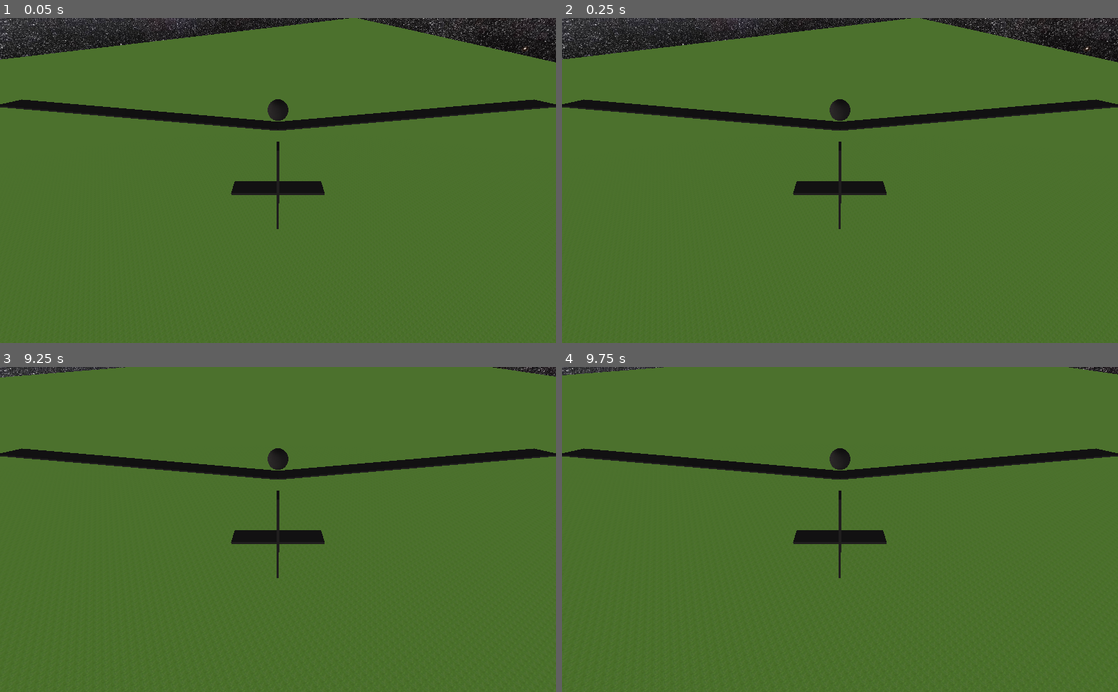
Above: before the commit, frames 1-4 (two rows, left to right).
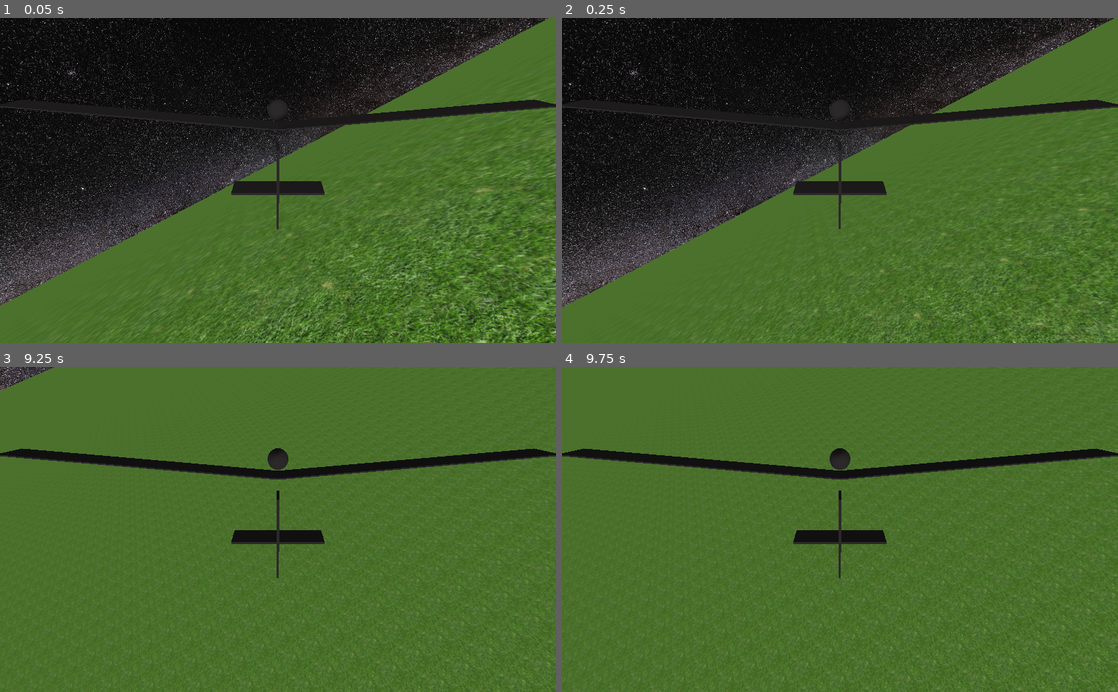
Above: after the commit, the same moments.

Repository: david-andrew/Mehve
Game: Godot game, scene res://scenes/TestLevel.tscn
Two runs of this game, one before a commit and one after it. Both use one fixed random seed, a clock stepped at 60 frames per second and the inputs below.
Inputs:
- Up to frame 1 (0.05 s): no input
- Up to frame 2 (0.25 s): no input
- Up to frame 3 (9.25 s): tap Enter at 0.5 s; hold D 0.53-1.28 s; hold S 1.28-2.03 s; hold D 2.03-2.78 s; hold W 2.78-3.53 s; hold A 3.53-5.03 s; hold S 5.03-5.78 s; hold D 5.78-6.53 s; hold W 6.53-7.28 s; hold D 7.28-8.03 s; hold S 8.03-8.78 s; hold A from 8.78 s (still down)
- Up to frame 4 (9.75 s): release A at 9.53 s; hold W from 9.53 s (still down)

The runs differ from the first frame. In frame 1, 46% of the frame differs, in the area x 0-100%, y 0-100%; in frame 2, 42%; in frame 3, 0.8%; in frame 4, 0.6%.

Commit message:
fixed torque applued via aerodynamic forces. added very basic controls

Diff:
--- a/project.godot
+++ b/project.godot
@@ -19,6 +19,49 @@
 run/main_scene="res://scenes/TestLevel.tscn"
 config/icon="res://textures/icon.png"
 
+[input]
+
+player_yaw_left={
+"deadzone": 0.5,
+"events": [ Object(InputEventJoypadMotion,"resource_local_to_scene":false,"resource_name":"","device":0,"axis":0,"axis_value":-1.0,"script":null)
+ ]
+}
+player_yaw_right={
+"deadzone": 0.5,
+"events": [ Object(InputEventJoypadMotion,"resource_local_to_scene":false,"resource_name":"","device":0,"axis":0,"axis_value":1.0,"script":null)
+ ]
+}
+player_thrust_up={
+"deadzone": 0.5,
+"events": [ Object(InputEventJoypadMotion,"resource_local_to_scene":false,"resource_name":"","device":0,"axis":1,"axis_value":-1.0,"script":null)
+ ]
+}
+player_thrust_down={
+"deadzone": 0.5,
+"events": [ Object(InputEventJoypadMotion,"resource_local_to_scene":false,"resource_name":"","device":0,"axis":1,"axis_value":1.0,"script":null)
+ ]
+}
+player_roll_left={
+"deadzone": 0.5,
+"events": [ Object(InputEventJoypadMotion,"resource_local_to_scene":false,"resource_name":"","device":0,"axis":2,"axis_value":-1.0,"script":null)
+ ]
+}
+player_roll_right={
+"deadzone": 0.5,
+"events": [ Object(InputEventJoypadMotion,"resource_local_to_scene":false,"resource_name":"","device":0,"axis":2,"axis_value":1.0,"script":null)
+ ]
+}
+player_pitch_up={
+"deadzone": 0.5,
+"events": [ Object(InputEventJoypadMotion,"resource_local_to_scene":false,"resource_name":"","device":0,"axis":3,"axis_value":1.0,"script":null)
+ ]
+}
+player_pitch_down={
+"deadzone": 0.5,
+"events": [ Object(InputEventJoypadMotion,"resource_local_to_scene":false,"resource_name":"","device":0,"axis":3,"axis_value":-1.0,"script":null)
+ ]
+}
+
 [layer_names]
 
 3d_physics/layer_1="general_collision"
--- a/scenes/TestGlider.gd
+++ b/scenes/TestGlider.gd
@@ -19,6 +19,11 @@
 export var TORQUE_APPLY = 50#0.5
 export var THRUST_DELTA = 10#0.1
 
+const ROLL_STRENGTH = 5000
+const PITCH_STRENGTH = 10000
+const YAW_STRENGTH = 5000
+const THRUST_STRENGHT = 5000
+
 
 var surfaces = [] #array of surface nodes
 var weights = []
@@ -40,7 +45,23 @@
 func _ready():
 	load_aerodynamics()
 	add_surface_geometry()
-#	apply_torque_impulse(Vector3(0, 0, 5000))
+#	apply_torque_impulse(Vector3.BACK * 10000)
+#	apply_central_impulse()
+	linear_velocity = global_transform.basis.xform(Vector3.FORWARD) * 200
+
+func _process(delta):
+	pitch = Input.get_action_strength("player_pitch_up") - Input.get_action_strength("player_pitch_down")
+	thrust = Input.get_action_strength("player_thrust_up") - Input.get_action_strength("player_thrust_down")
+	roll = Input.get_action_strength("player_roll_left") - Input.get_action_strength("player_roll_right")
+	yaw = Input.get_action_strength("player_yaw_left") - Input.get_action_strength("player_yaw_right")
+
+#	if abs(pitch) < 0.1:
+#		pitch = 0
+#	if abs(roll) < 0.1:
+#		roll = 0
+#	if abs(yaw) < 0.1:
+#		yaw = 0
+	pass
 
 
 func _integrate_forces(state):
@@ -58,13 +79,27 @@
 
 		net_force += Fy
 
-		var local_torque = surface.spatial.transform.basis.xform(surface.spatial.global_transform.basis.xform_inv(Fy))
-		net_torque += surface.spatial.transform.origin.cross(local_torque)
-
-
-	state.linear_velocity += (net_force / mass) * state.step
-
-#	state.apply_torque_impulse(net_torque * state.step)
+		var r: Vector3 = surface.spatial.global_transform.origin - global_transform.origin
+		var T: Vector3 = r.cross(Fy)
+		net_torque += T
+
+
+
+		#player input control
+	var roll_torque: Vector3 = global_transform.basis.xform(Vector3.BACK) * roll * ROLL_STRENGTH
+	var yaw_torque: Vector3 = global_transform.basis.xform(Vector3.UP) * yaw * YAW_STRENGTH
+	var pitch_torque: Vector3 = global_transform.basis.xform(Vector3.RIGHT) * pitch * PITCH_STRENGTH
+
+	net_torque += roll_torque + yaw_torque + pitch_torque
+
+#	state.linear_velocity += (net_force / mass) * state.step
+	state.apply_central_impulse(net_force * state.step)
+	state.apply_torque_impulse(net_torque * state.step)
+
+
+
+#	state.apply_torque_impulse((roll_torque + yaw_torque + pitch_torque) * state.step)
+
 
 func load_aerodynamics():
 	var file = File.new()
--- a/scenes/TestLevel.tscn
+++ b/scenes/TestLevel.tscn
@@ -16,20 +16,20 @@
 [sub_resource type="CubeMesh" id=3]
 material = SubResource( 2 )
 
-[sub_resource type="BoxShape" id=8]
+[sub_resource type="BoxShape" id=4]
 
-[sub_resource type="CapsuleShape" id=4]
+[sub_resource type="CapsuleShape" id=5]
 radius = 0.01
 height = 2.0
 
-[sub_resource type="CapsuleShape" id=5]
+[sub_resource type="CapsuleShape" id=6]
 radius = 0.01
 height = 6.0
 
 [node name="TestLevel" type="Spatial"]
 
 [node name="Ground" type="StaticBody" parent="."]
-transform = Transform( 1024, 0, 0, 0, 1, 0, 0, 0, 1024, 0, 0, 0 )
+transform = Transform( 4096, 0, 0, 0, 1, 0, 0, 0, 4096, 0, 0, 0 )
 
 [node name="CollisionShape" type="CollisionShape" parent="Ground"]
 shape = SubResource( 1 )
@@ -40,7 +40,7 @@
 material/0 = null
 
 [node name="TestGlider" type="RigidBody" parent="."]
-transform = Transform( 0.493259, -0.195267, 0.847683, 0, 0.97448, 0.224475, -0.869883, -0.110724, 0.480671, 0, 205.861, 0 )
+transform = Transform( 0.875617, 0.347823, -0.335134, -0.46307, 0.801812, -0.377708, 0.137339, 0.485918, 0.863146, 0, 10.7813, 264.563 )
 script = ExtResource( 2 )
 
 [node name="Camera" type="Camera" parent="TestGlider"]
@@ -49,17 +49,19 @@
 far = 2000.0
 
 [node name="MassSimulator" type="CollisionShape" parent="TestGlider"]
-shape = SubResource( 8 )
+transform = Transform( 1, 1.0943e-08, 0, 8.03266e-09, 1, 1.86265e-09, 3.72529e-09, 1.86265e-09, 1, 0, 0, 0 )
+shape = SubResource( 4 )
 
 [node name="CollisionShape" type="CollisionShape" parent="TestGlider"]
-shape = SubResource( 4 )
+transform = Transform( 1, 2.73576e-09, -4.65661e-10, 2.44472e-09, 1, -1.49012e-08, -1.39698e-09, 0, 1, 0, 0, 0 )
+shape = SubResource( 5 )
 
 [node name="CollisionShape2" type="CollisionShape" parent="TestGlider"]
 transform = Transform( -1.62921e-07, 0, 1, 0, 1, 0, -1, 0, -1.62921e-07, 0, 0, 0 )
-shape = SubResource( 5 )
+shape = SubResource( 6 )
 
 [node name="MeshRoot" type="Spatial" parent="TestGlider"]
 
 [node name="Camera" type="Camera" parent="."]
-transform = Transform( 1, 0, 0, 0, 0.969719, 0.244224, 0, -0.244224, 0.969719, 0, 113.71, 218.207 )
+transform = Transform( 1, 0, 0, 0, 0.880097, 0.474795, 0, -0.474795, 0.880097, 0, 113.71, 286.08 )
 far = 2000.0
